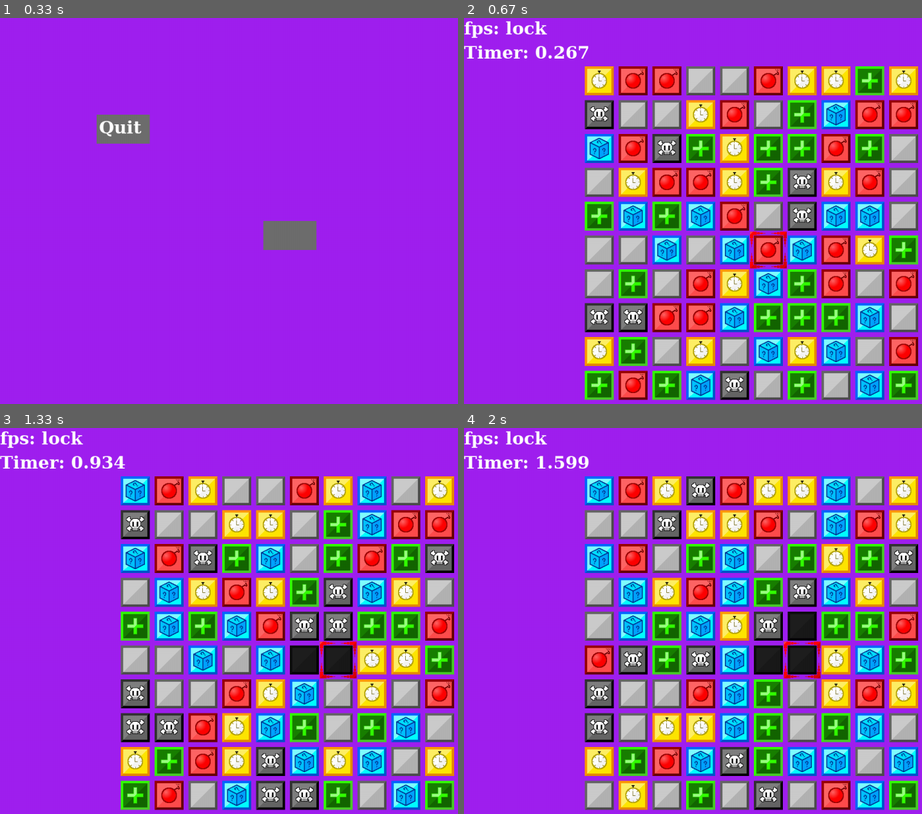
Above: before the commit, frames 1-4 (two rows, left to right).
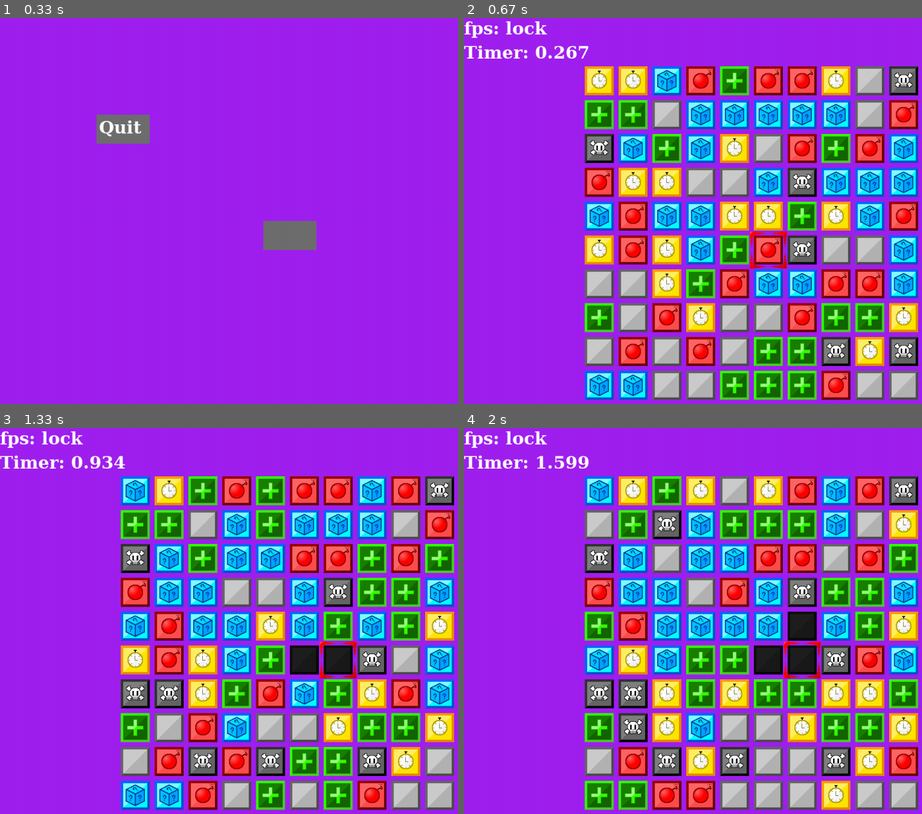
Above: after the commit, the same moments.

Repository: GitHubBoi415/Pygame-game
Game: pygame game, started from test.py
Two runs of this game, one before a commit and one after it. Both use one fixed random seed, a clock stepped at 60 frames per second and the inputs below.
Inputs (mouse positions are in pixels of both pictures, inside the frame that each line leads up to):
- Up to frame 1 (0.33 s): no input
- Up to frame 2 (0.67 s): click (752, 234) at 0.38 s
- Up to frame 3 (1.33 s): tap Space at 0.67, 1.07 s; hold D from 1 s (still down)
- Up to frame 4 (2 s): tap Space at 1.37, 1.57, 1.9 s; release D at 1.47 s; hold W 1.5-1.8 s; hold S from 1.83 s (still down)

Frame 1 is identical in both runs. In frame 2, 39% of the frame differs, in the area x 26-100%, y 12-99%; in frame 3, 39%; in frame 4, 37%.

Commit message:
good news the dice tile works when you press it

Diff:
--- a/test.py
+++ b/test.py
@@ -123,6 +123,9 @@
                 return blank_img'''
 
 def drawGrid():
+
+    global random_seed_list
+
     # blockSize = 70 #Set the size of the grid block
     grid_xmin = round(CX(WINDOW_WIDTH))
     grid_ymin = round(CY(WINDOW_HEIGHT))
@@ -134,13 +137,26 @@
         for y in range(grid_ymin, grid_ymin + WINDOW_HEIGHT, blockSize):
             y_counter += 1
             grid_identification_number = (10*y_counter) + x_counter
+            target = round((float(givetime()) + random_seed) * 0.01 * random_seed_list[grid_identification_number] + grid_identification_number) % 12
             if ((grid_array_info[grid_identification_number]) == 0):
                 # screen.blit(imgFromNumber(random_seed + round(float(givetime()) * (0.1 * random_seed_list[grid_identification_number]) + (grid_identification_number + (random_seed_list[grid_identification_number]) * random_seed_list[grid_identification_number])) % 12), (x,y))
-                screen.blit(imgFromNumber(round((float(givetime()) + random_seed) * 0.01 * random_seed_list[grid_identification_number])), (x,y))
+                screen.blit(imgFromNumber(target), (x,y))
                 # screen.blit(imgFromNumber(1),(x,y))
+            elif ((grid_array_info[grid_identification_number]) == 1):
+                match int(target):
+                    case 3:
+                        print("ok")
+                        random_seed_list = [random.randint(0, 99) for _ in range(100)]
+                    case 8:
+                        print("ok")
+                        random_seed_list = [random.randint(0, 99) for _ in range(100)]
+                    case _:
+                        print(target)
+                grid_array_info[grid_identification_number] = 2
+                # you need to find a way to get the number the screen blit was on
             else:
                 screen.blit(disabled_img,(x,y))
-                # you need to find a way to get the number the screen blit was on
+
 def wait_until_key_released(key):
     while pygame.key.get_pressed()[key]:
         pygame.event.pump() # Handle internal pygame events
@@ -300,9 +316,11 @@
             pygame.draw.rect(screen,(110,110,110),button_2)
         screen.blit(surf,(button.x+5, button.y+5))
     if SC("Game"):
+
         # if (randomizer_timer < float(givetime())):
         #     random_seed_list = [random.randint(0, 99) for _ in range(100)]
         #     randomizer_timer += 1
+
         screen.blit(select_img, (player_pos))
 
         # egg = font.render(str(player_pos.x) + ' ' + str(player_pos.y),True, 'white')
